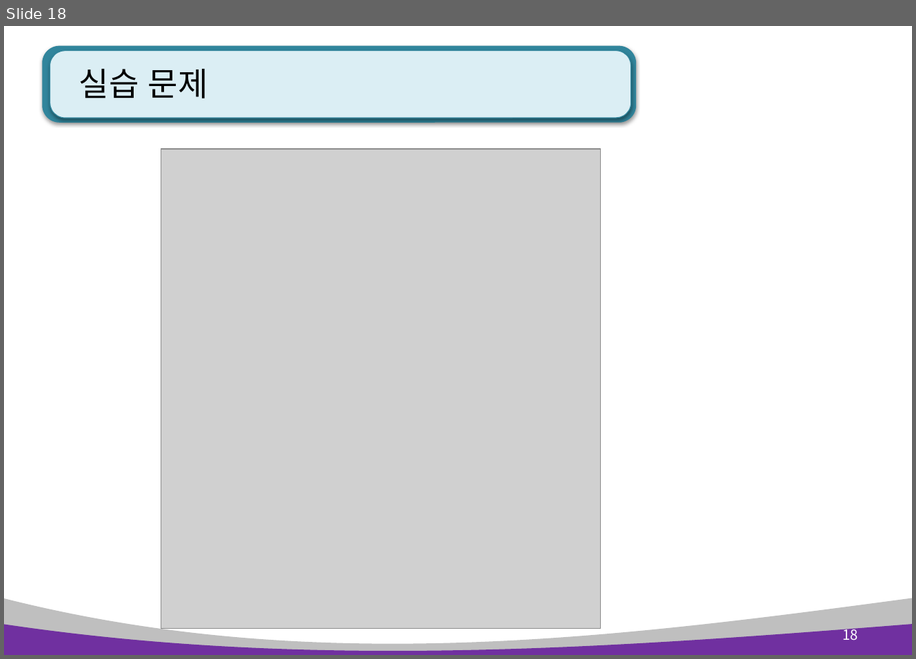
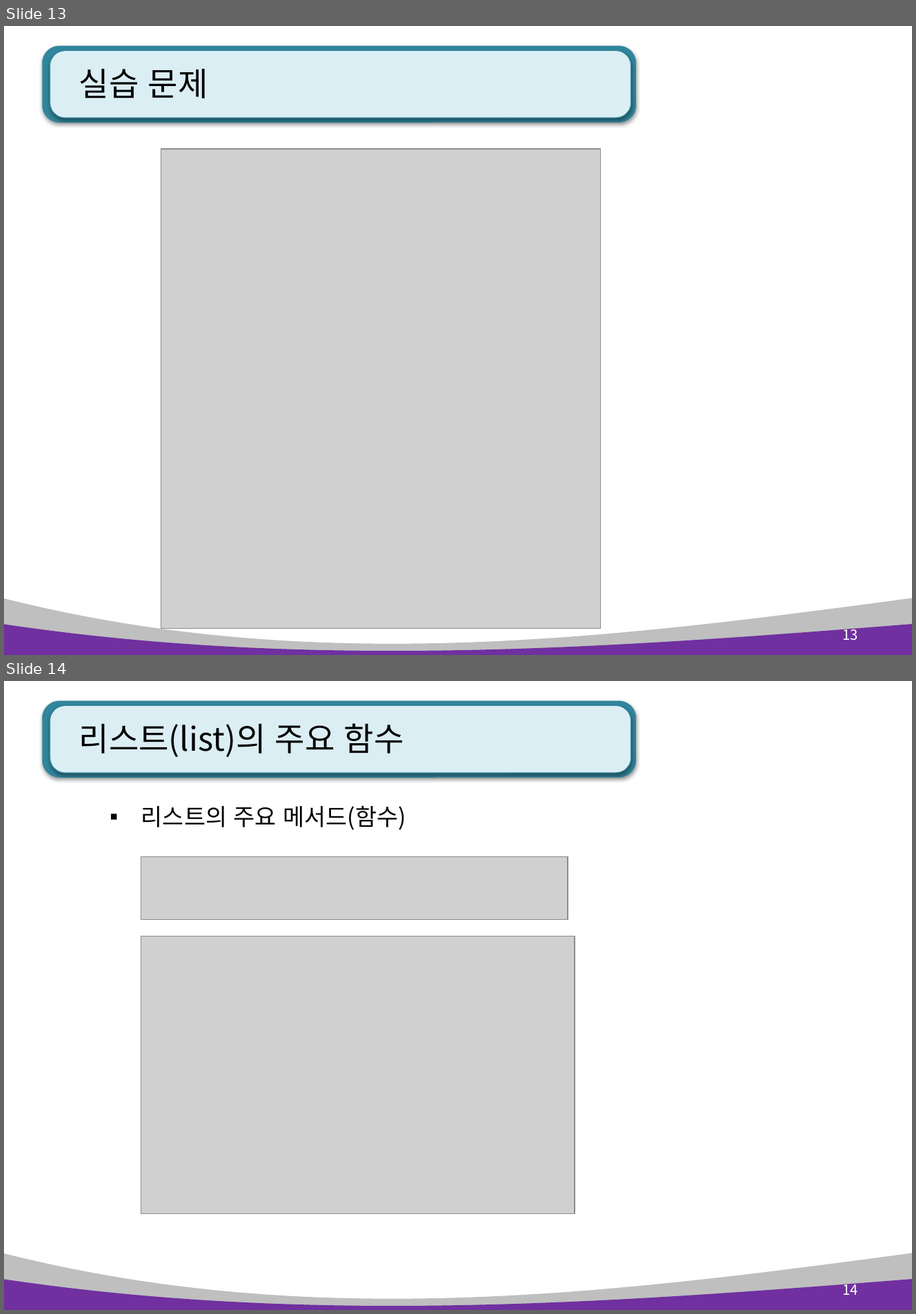
Before and after one commit to kiyongee2/green_pyworks, a slide deck: python_ppt_2023/Python 4장. 리스트, 튜플, 딕셔너리.pptx. Shown one above the other, each under a label of ours: slide 18 before the commit, slides 13 and 14 after it. The pictures are 916x659 and 916x1314 pixels, drawn with LibreOffice and Linux fonts; fonts in the diff are those of the drawing; grey boxes stand for pictures. Boxes give left, top, right and bottom in pixels: in the first picture for what was removed or moved away, otherwise in the second. Text is boxed around its words. In the diff, an @@ line names an element or a change of style, - is before the commit and + after.

```diff
--- a/python_ppt_2023/Python 4장. 리스트, 튜플, 딕셔너리.pptx
+++ b/python_ppt_2023/Python 4장. 리스트, 튜플, 딕셔너리.pptx
@@ slide 14 added at (4, 681, 912, 1310), background #FFFFFF; not listed: 4 template elements that a slide beside it also shows @@
@@ title added at (79, 723, 404, 757), 28 pt, text #000000 @@
+리스트(list)의 주요 함수
@@ rectangle added at (101, 784, 584, 836), fill #FFFFFF, 20 pt, text #000000 @@
+▪ 리스트의 주요 메서드(함수)
@@ picture added at (141, 857, 568, 920) @@
@@ picture added at (141, 936, 575, 1214) @@
@@ page number added at (843, 1280, 858, 1294), 12 pt, text #FFFFFF @@
+14
@@ what was slide 18 is now slide 13 @@
@@ page number at (843, 625, 858, 640): text changed @@
-18
+13
```
Also in this commit, not shown: 1 slide changed, 2 slides removed, 3 other files.
